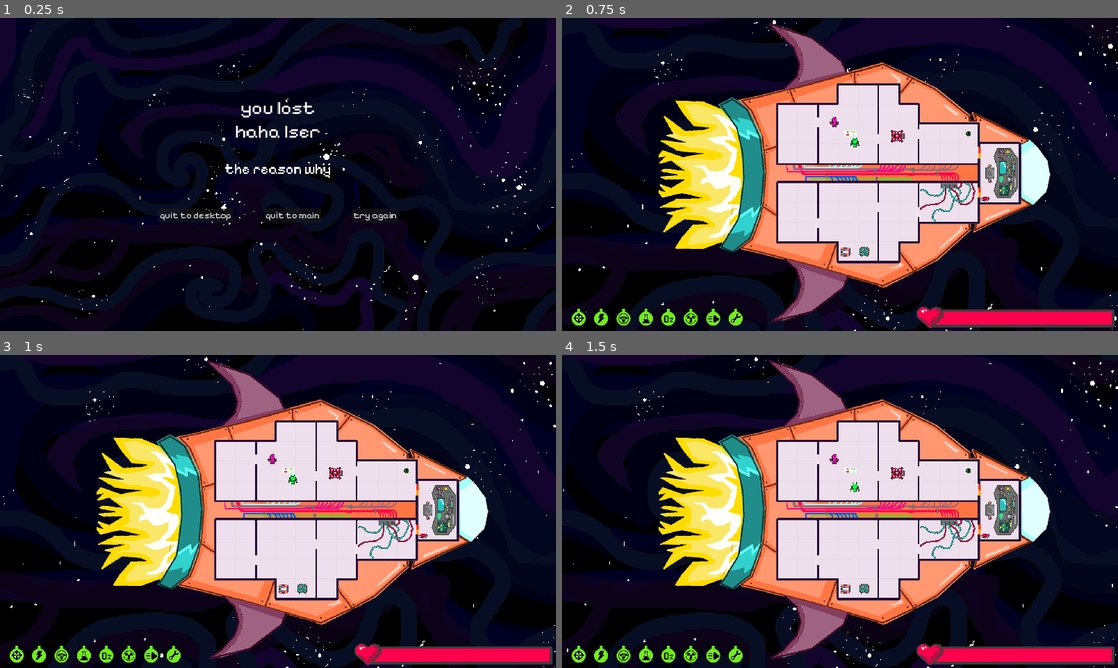
Above: before the commit, frames 1-4 (two rows, left to right).
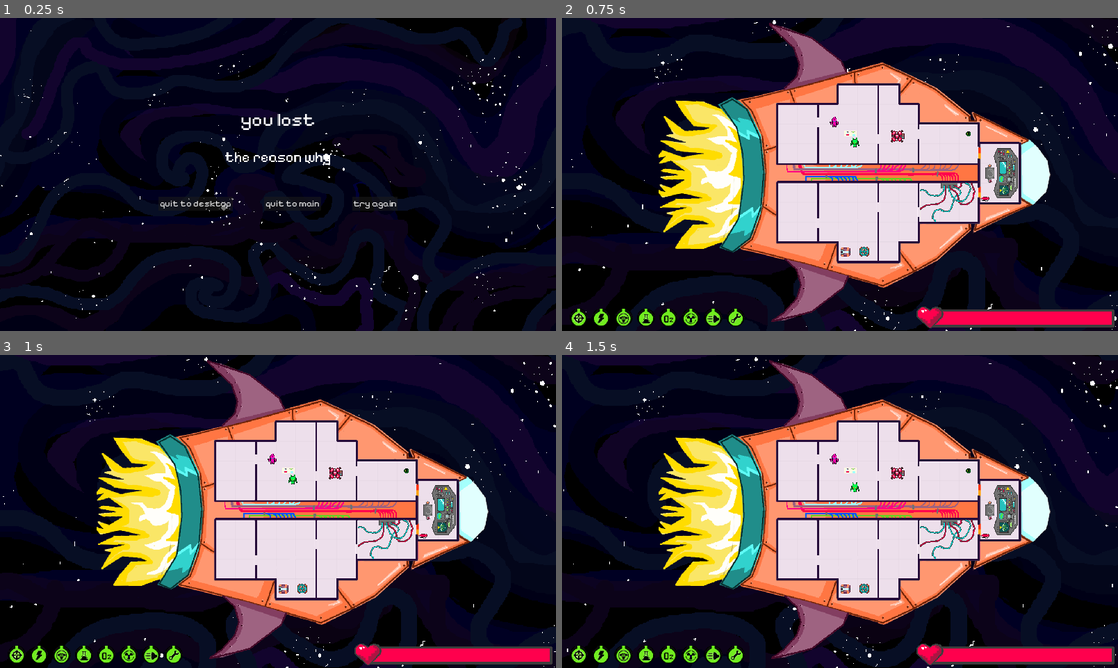
Above: after the commit, the same moments.

Repository: feargrinn/cyberiada2024
Game: Godot game, scene res://scenes/smaller_scenes/gameover.tscn
Two runs of this game, one before a commit and one after it. Both use one fixed random seed, a clock stepped at 60 frames per second and the inputs below. This scene is started directly instead of the project's main scene.
Inputs:
- Up to frame 1 (0.25 s): no input
- Up to frame 2 (0.75 s): click "try again" at 0.5 s
- Up to frame 3 (1 s): no input
- Up to frame 4 (1.5 s): tap Enter (interact_B) at 1.25 s; tap S (A_dol) at 1.35 s

The runs differ from the first frame. In frame 1, 1.7% of the frame differs, in the area x 28-72%, y 26-66%; in frame 2, nothing differs; in frame 3, nothing differs; in frame 4, nothing differs.

Commit message:
final idk

Diff:
--- a/project.godot
+++ b/project.godot
@@ -24,6 +24,7 @@
 
 window/size/viewport_width=1920
 window/size/viewport_height=1080
+window/size/mode=4
 window/stretch/mode="canvas_items"
 
 [global_group]
--- a/scenes/key_scenes/game.tscn
+++ b/scenes/key_scenes/game.tscn
@@ -24,6 +24,7 @@
 [ext_resource type="Texture2D" uid="uid://bqro4edpinsnn" path="res://textures/Symbole GUI statku/WorkshopGood.png" id="17_pxd5n"]
 [ext_resource type="Texture2D" uid="uid://cy4mknu2nivo2" path="res://textures/Symbole GUI statku/LabGood.png" id="18_0hldj"]
 [ext_resource type="Texture2D" uid="uid://yraqxdibqe5u" path="res://textures/Symbole GUI statku/CisnienieGood.png" id="19_1n7c5"]
+[ext_resource type="Texture2D" uid="uid://d4j3dgmbrun26" path="res://textures/itemy kluczowe/transparent.png" id="20_82sjk"]
 [ext_resource type="Texture2D" uid="uid://bevjoqxs7fevx" path="res://textures/Symbole GUI statku/SilnikGood.png" id="20_pm5kd"]
 [ext_resource type="Script" path="res://scenes/key_scenes/ogien.gd" id="21_feknf"]
 [ext_resource type="Texture2D" uid="uid://dd6o7bqplbclx" path="res://textures/ogieni.png" id="22_3nhdm"]
@@ -92,7 +93,11 @@
 }]
 
 [sub_resource type="RectangleShape2D" id="RectangleShape2D_e0wth"]
-size = Vector2(0.41, 0.388964)
+size = Vector2(0.33, 0.296353)
+
+[sub_resource type="AtlasTexture" id="AtlasTexture_qekkj"]
+atlas = ExtResource("20_82sjk")
+region = Rect2(0, 0, 1, 1)
 
 [sub_resource type="AtlasTexture" id="AtlasTexture_ysvq4"]
 atlas = ExtResource("22_3nhdm")
@@ -104,7 +109,10 @@
 
 [sub_resource type="SpriteFrames" id="SpriteFrames_7wbly"]
 animations = [{
-"frames": [],
+"frames": [{
+"duration": 1.0,
+"texture": SubResource("AtlasTexture_qekkj")
+}],
 "loop": true,
 "name": &"nie pali",
 "speed": 5.0
@@ -240,17 +248,15 @@
 position = Vector2(946, 407)
 
 [node name="ogien" type="Area2D" parent="." groups=["interactable"]]
-position = Vector2(1229, 608)
+position = Vector2(988, 348)
 rotation = -3.14159
 script = ExtResource("21_feknf")
 
 [node name="CollisionShape2D" type="CollisionShape2D" parent="ogien"]
-position = Vector2(-49.5, 23)
 scale = Vector2(100, 107.979)
 shape = SubResource("RectangleShape2D_e0wth")
 
 [node name="ogin" type="AnimatedSprite2D" parent="ogien"]
-position = Vector2(247.001, 263.999)
 sprite_frames = SubResource("SpriteFrames_7wbly")
 animation = &"nie pali"
 autoplay = "nie pali"
--- a/scenes/key_scenes/ogien.gd
+++ b/scenes/key_scenes/ogien.gd
@@ -12,7 +12,7 @@
 # Called every frame. 'delta' is the elapsed time since the previous frame.
 func _process(delta: float) -> void:
 	if $ogin.animation == 'pali':
-		Globals.lab -= 0.15
+		Globals.lab -= 0.05
 
 
 func timeout():
--- a/scenes/smaller_scenes/gameover.tscn
+++ b/scenes/smaller_scenes/gameover.tscn
@@ -50,8 +50,7 @@
 size_flags_vertical = 6
 size_flags_stretch_ratio = 0.0
 theme_override_font_sizes/font_size = 64
-text = "you lost
-haha lser"
+text = "you lost"
 horizontal_alignment = 1
 
 [node name="Container" type="Control" parent="MarginContainer/VBoxContainer"]
--- a/scripts/character_a.gd
+++ b/scripts/character_a.gd
@@ -11,14 +11,12 @@
 	# As good practice, you should replace UI actions with custom gameplay actions.
 	var direction := Input.get_axis("A_lewo", "A_prawo")
 	if direction:
-		print("direction ", direction)
 		velocity.x = direction * SPEED
 	else:
 		velocity.x = move_toward(velocity.x, 0, SPEED)
 
 	var direction_v := Input.get_axis("A_gora", "A_dol")
 	if direction_v:
-		print("direction_v ", direction_v)
 		velocity.y = direction_v * SPEED
 	else:
 		velocity.y = move_toward(velocity.y, 0, SPEED)
--- a/scripts/character_b.gd
+++ b/scripts/character_b.gd
@@ -11,14 +11,12 @@
 	# As good practice, you should replace UI actions with custom gameplay actions.
 	var direction := Input.get_axis("B_lewo", "B_prawo")
 	if direction:
-		print("direction ", direction)
 		velocity.x = direction * SPEED
 	else:
 		velocity.x = move_toward(velocity.x, 0, SPEED)
 
 	var direction_v := Input.get_axis("B_gora", "B_dol")
 	if direction_v:
-		print("direction_v ", direction_v)
 		velocity.y = direction_v * SPEED
 	else:
 		velocity.y = move_toward(velocity.y, 0, SPEED)
--- a/scripts/game.gd
+++ b/scripts/game.gd
@@ -70,7 +70,7 @@
 	#print(Globals.o2)
 	$"gui/MarginContainer/HBoxContainer/Control/Sprite2D/ColorRect".size.x = 645 * Globals.overall_health/100
 	if Globals.overall_health <= 0:
-		lose('zycie')
+		lose(':(')
 
 
 #this just kinda appeared on me???
--- a/scripts/gameover.gd
+++ b/scripts/gameover.gd
@@ -12,7 +12,7 @@
 
 
 func _on_button_pressed(button_name : String):
-	print('welpppppppppp')
+	#print('welpppppppppp')
 	match button_name:
 		"quittomain":
 			get_tree().change_scene_to_file("res://scenes/key_scenes/main_menu.tscn")
Not shown: 1 places in scenes/key_scenes/game.tscn that only renumber resources
Not shown: 1 places in scenes/smaller_scenes/gameover.tscn that only renumber resources
